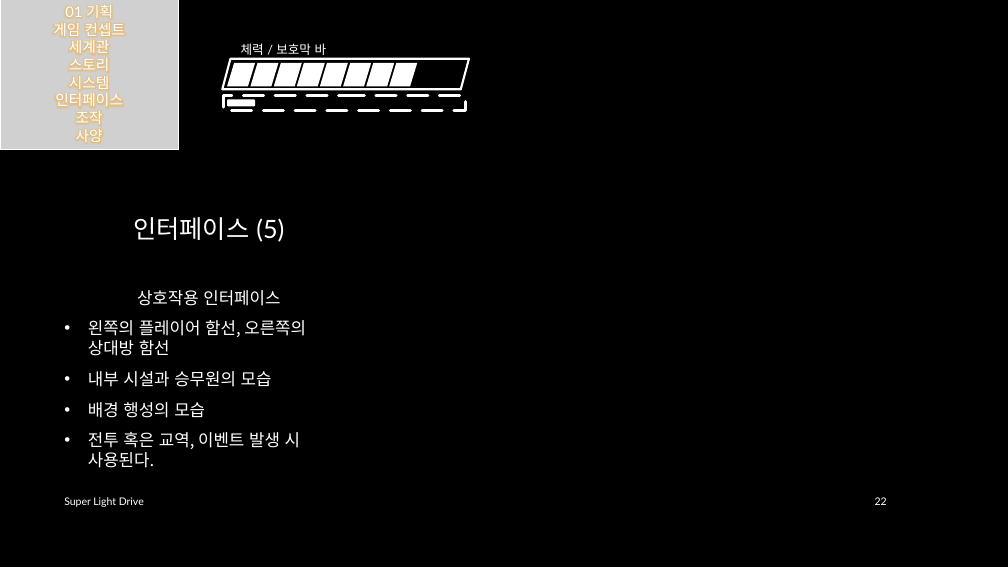
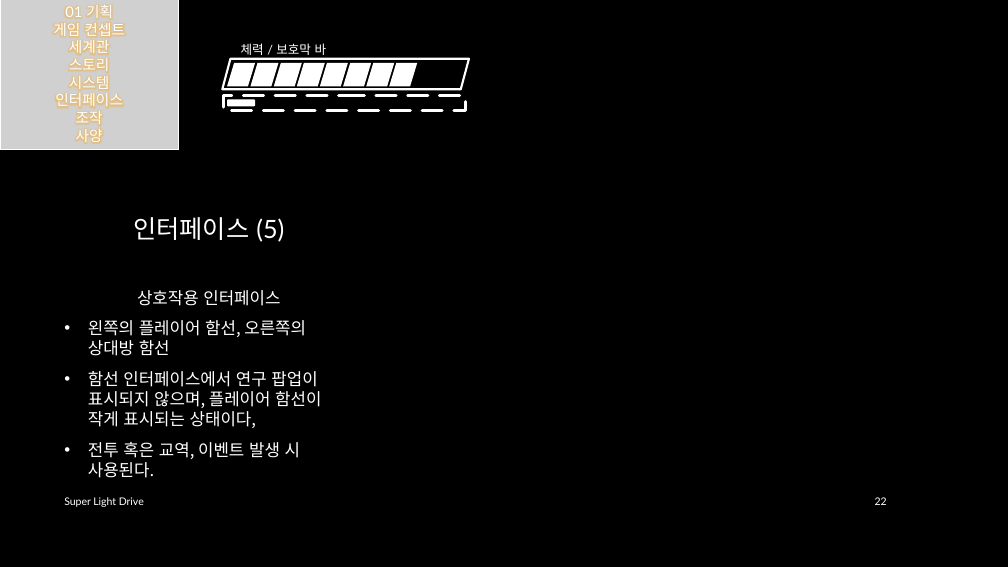
Before and after one commit to iconstudio/2017-Platformer, a slide deck: slide 22 of slides/SuperLightDrive_20171228.pptx. Drawn at 1008x567 pixels with LibreOffice and Linux fonts; fonts in the diff are those of the drawing; grey boxes stand for pictures; background and template pictures are left out. Boxes give left, top, right and bottom in pixels: in the first picture for what was removed or moved away, otherwise in the second. Text is boxed around its words. In the diff, an @@ line names an element or a change of style, - is before the commit and + after.

```diff
--- a/slides/SuperLightDrive_20171228.pptx
+++ b/slides/SuperLightDrive_20171228.pptx
@@ text at box(88, 371, 321, 428): text changed @@
-• 내부 시설과 승무원의 모습
-• 배경 행성의 모습
+• 함선 인터페이스에서 연구 팝업이 표시되지 않으며, 플레이어 함선이 작게 표시되는 상태이다,
```
Also in this commit, not shown: 15 other slides changed, 1 slide added.
